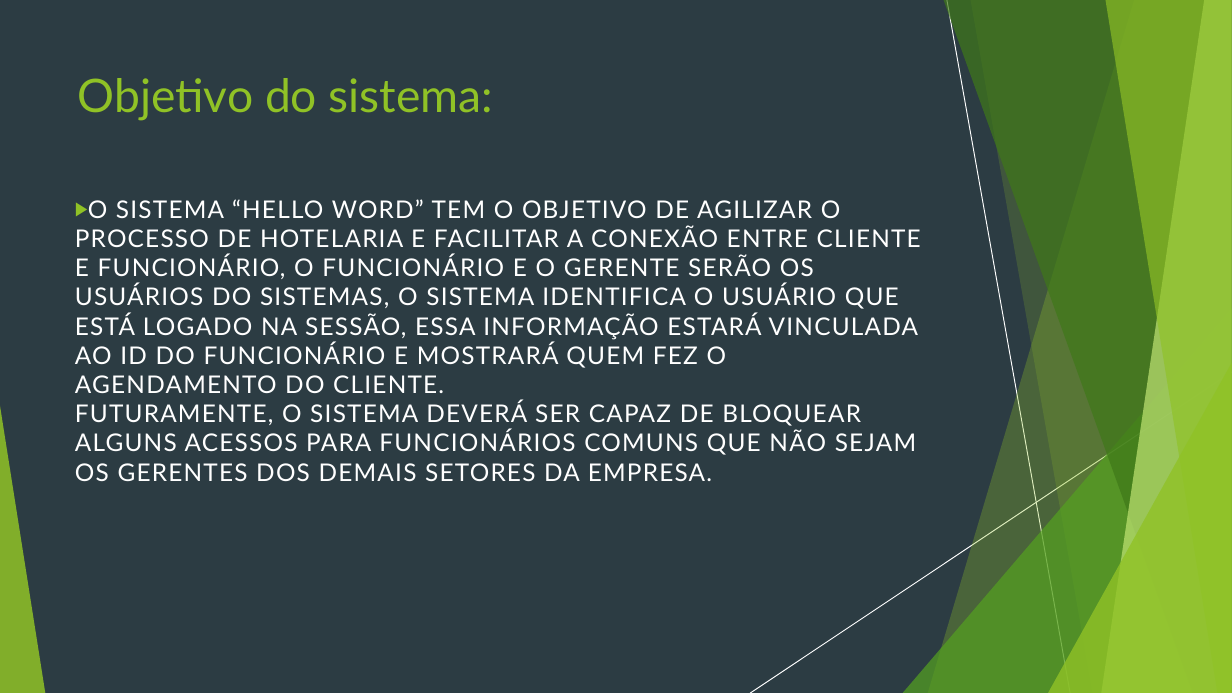
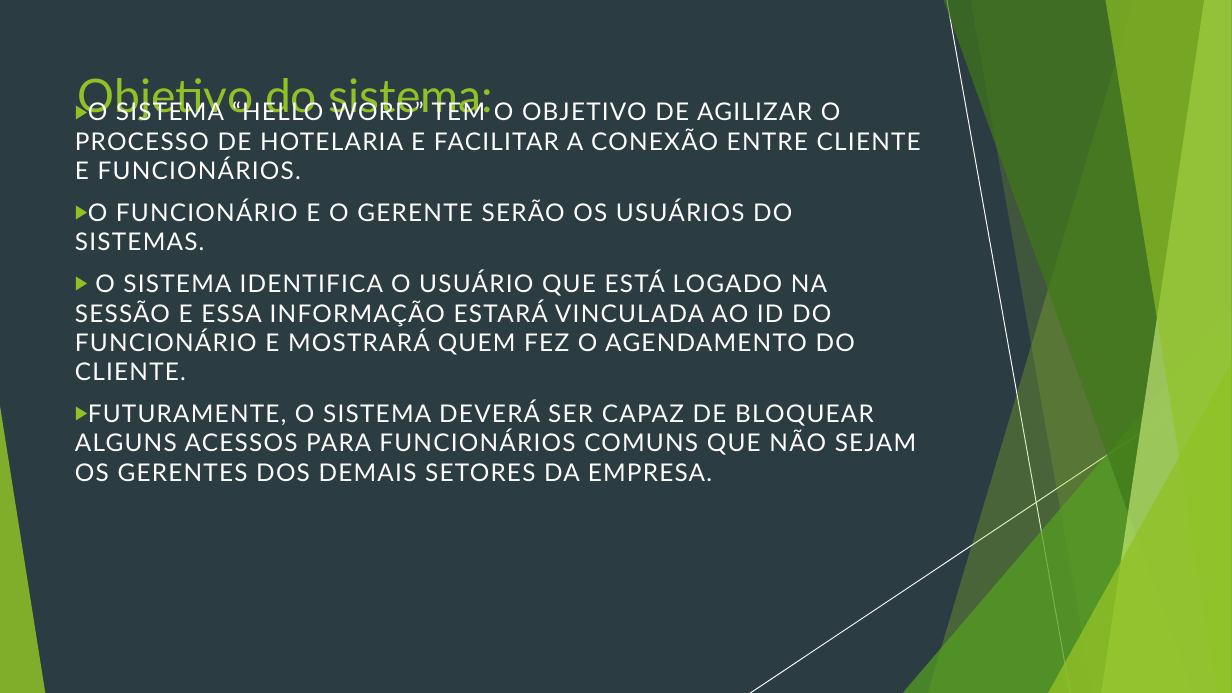
Before and after one commit to Thiagodz7/ProjetoSistemaHotelariaCast, a slide deck: slide 2 of PWP/Sistema de Hotelaria.pptx. Drawn at 1232x693 pixels with LibreOffice and Linux fonts; fonts in the diff are those of the drawing. Boxes give left, top, right and bottom in pixels: in the first picture for what was removed or moved away, otherwise in the second. Text is boxed around its words. In the diff, an @@ line names an element or a change of style, - is before the commit and + after.

```diff
--- a/PWP/Sistema de Hotelaria.pptx
+++ b/PWP/Sistema de Hotelaria.pptx
@@ text at [75, 99, 921, 481]: text changed @@
-▶ O SISTEMA “HELLO WORD” TEM O OBJETIVO DE AGILIZAR O PROCESSO DE HOTELARIA E FACILITAR A CONEXÃO ENTRE CLIENTE E FUNCIONÁRIO, O FUNCIONÁRIO E O GERENTE SERÃO OS USUÁRIOS DO SISTEMAS, O SISTEMA IDENTIFICA O USUÁRIO QUE ESTÁ LOGADO NA SESSÃO, ESSA INFORMAÇÃO ESTARÁ VINCULADA AO ID DO FUNCIONÁRIO E MOSTRARÁ QUEM FEZ O AGENDAMENTO DO CLIENTE.
-  FUTURAMENTE, O SISTEMA DEVERÁ SER CAPAZ DE BLOQUEAR ALGUNS ACESSOS PARA FUNCIONÁRIOS COMUNS QUE NÃO SEJAM OS GERENTES DOS DEMAIS SETORES DA EMPRESA.
+▶ O SISTEMA “HELLO WORD” TEM O OBJETIVO DE AGILIZAR O PROCESSO DE HOTELARIA E FACILITAR A CONEXÃO ENTRE CLIENTE E FUNCIONÁRIOS.
+▶ O FUNCIONÁRIO E O GERENTE SERÃO OS USUÁRIOS DO SISTEMAS.
+▶ O SISTEMA IDENTIFICA O USUÁRIO QUE ESTÁ LOGADO NA SESSÃO E ESSA INFORMAÇÃO ESTARÁ VINCULADA AO ID DO FUNCIONÁRIO E MOSTRARÁ QUEM FEZ O AGENDAMENTO DO CLIENTE.
+▶ FUTURAMENTE, O SISTEMA DEVERÁ SER CAPAZ DE BLOQUEAR ALGUNS ACESSOS PARA FUNCIONÁRIOS COMUNS QUE NÃO SEJAM OS GERENTES DOS DEMAIS SETORES DA EMPRESA.
```
Also in this commit, not shown: 1 other slide changed, 9 other files.
